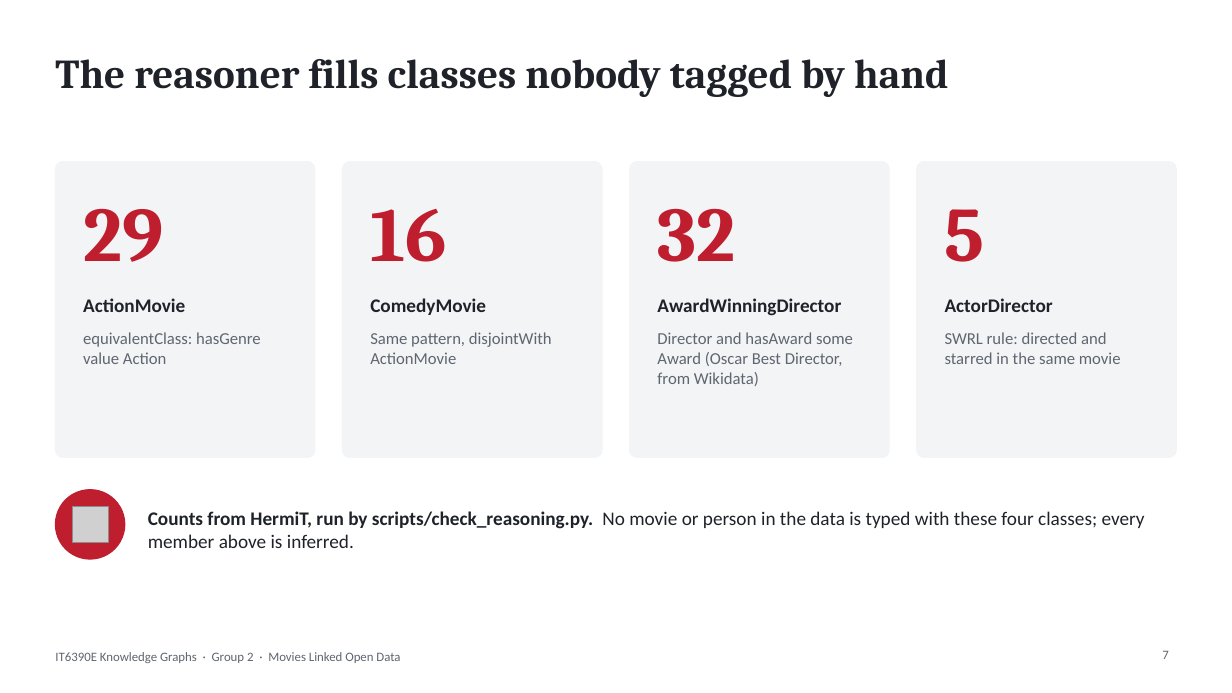
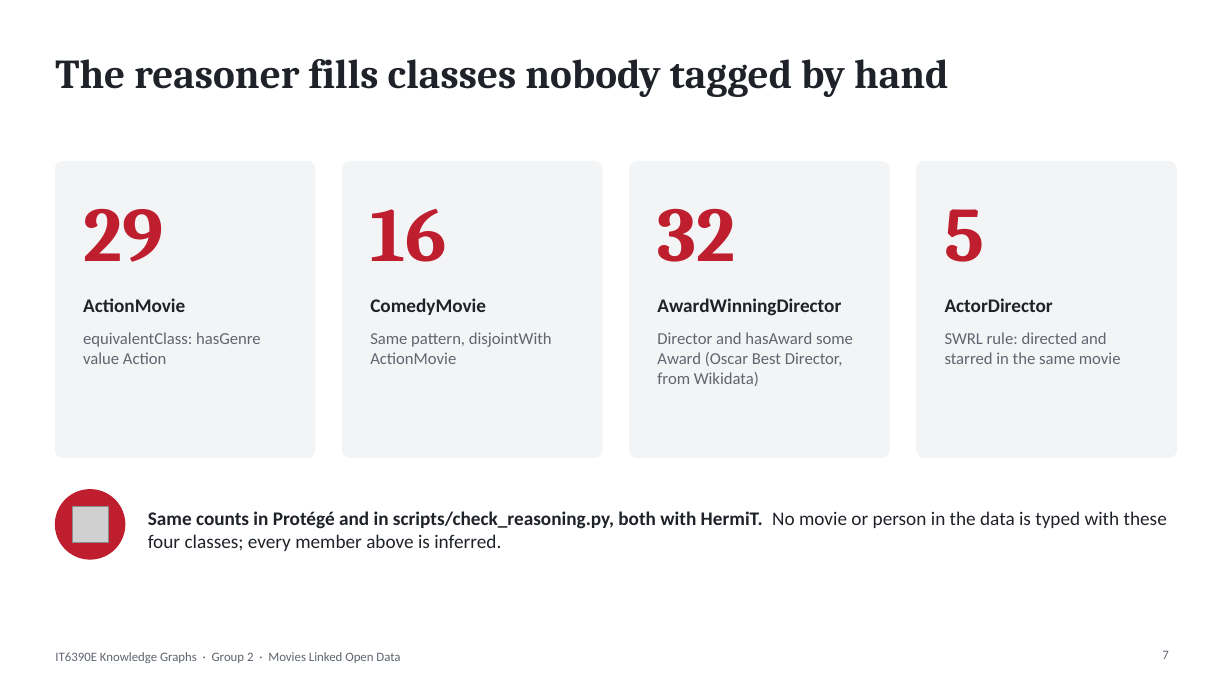
Before and after one commit to minhdo2207/it6390e-lod-capstone, a slide deck: slide 7 of slides/Group2_Capstone_Slides.pptx. Drawn at 1232x693 pixels with LibreOffice and Linux fonts; fonts in the diff are those of the drawing; grey boxes stand for pictures; background and template pictures are left out. Boxes give left, top, right and bottom in pixels: in the first picture for what was removed or moved away, otherwise in the second. Text is boxed around its words. In the diff, an @@ line names an element or a change of style, - is before the commit and + after.

```diff
--- a/slides/Group2_Capstone_Slides.pptx
+++ b/slides/Group2_Capstone_Slides.pptx
@@ text at [148, 511, 1167, 551]: text changed @@
-Counts from HermiT, run by scripts/check_reasoning.py. No movie or person in the data is typed with these four classes; every member above is inferred.
+Same counts in Protégé and in scripts/check_reasoning.py, both with HermiT. No movie or person in the data is typed with these four classes; every member above is inferred.
```
Also in this commit, not shown: 4 other files.
